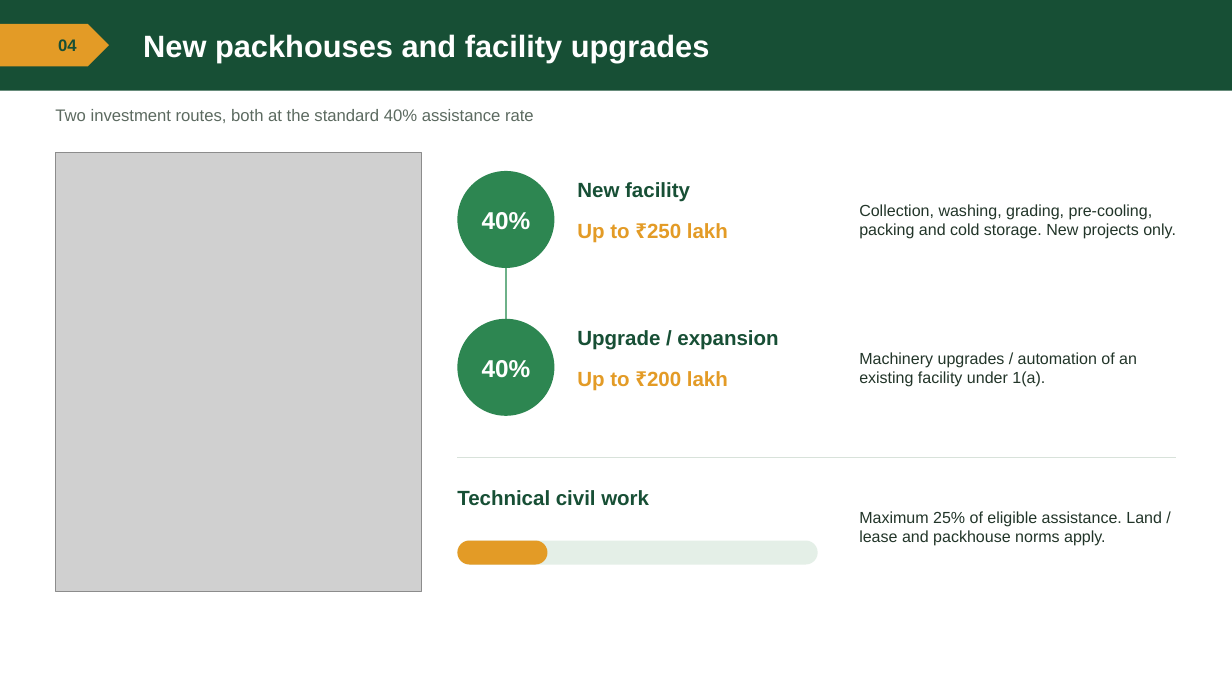
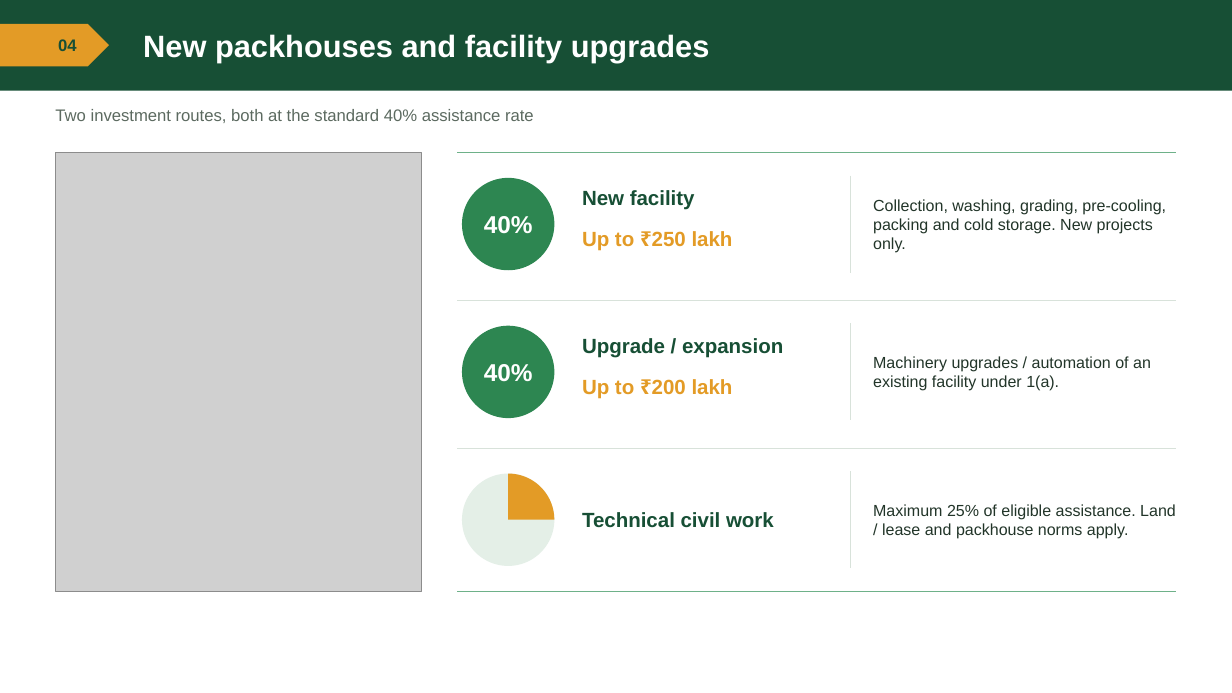
Before and after one commit to BantheFox012/FM, a slide deck: slide 4 of APEDA_BKNY_Standard_40_Percent.pptx. Drawn at 1232x693 pixels with LibreOffice and Linux fonts; fonts in the diff are those of the drawing; grey boxes stand for pictures. Boxes give left, top, right and bottom in pixels: in the first picture for what was removed or moved away, otherwise in the second. Text is boxed around its words. In the diff, an @@ line names an element or a change of style, - is before the commit and + after.

```diff
--- a/APEDA_BKNY_Standard_40_Percent.pptx
+++ b/APEDA_BKNY_Standard_40_Percent.pptx
@@ line added from (457, 152) to (1177, 152), #6EB189 1.25 pt @@
@@ text "40%" moved from (x1=482, y1=212, x2=531, y2=230) to (x1=484, y1=216, x2=533, y2=233) @@
@@ ellipse resized from (x1=457, y1=171, x2=555, y2=268) to (x1=462, y1=178, x2=555, y2=271) @@
@@ line added from (850, 176) to (850, 273), #D8E2DA 0.75 pt @@
@@ text "Collection, washing, grading, pre-cooling, packing ..." rewrapped from (x1=859, y1=204, x2=1176, y2=239) to (x1=873, y1=199, x2=1166, y2=253) @@
@@ text "New facility" moved from (x1=577, y1=182, x2=690, y2=202) to (x1=582, y1=190, x2=695, y2=210) @@
@@ text "Up to ₹250 lakh" moved from (x1=577, y1=223, x2=728, y2=243) to (x1=582, y1=231, x2=733, y2=251) @@
@@ line removed from (506, 268) to (506, 319) @@
@@ line moved from (457, 457) - (1177, 457) to (457, 300) - (1177, 300) @@
@@ text "40%" moved from (x1=482, y1=360, x2=531, y2=378) to (x1=484, y1=364, x2=533, y2=381) @@
@@ ellipse resized from (x1=457, y1=319, x2=555, y2=416) to (x1=462, y1=325, x2=555, y2=418) @@
@@ line added from (850, 323) to (850, 421), #D8E2DA 0.75 pt @@
@@ text "Machinery upgrades / automation of ..." moved from (x1=859, y1=352, x2=1137, y2=387) to (x1=873, y1=356, x2=1151, y2=391) @@
@@ text "Upgrade / expansion" moved from (x1=577, y1=330, x2=778, y2=350) to (x1=582, y1=338, x2=783, y2=358) @@
@@ text "Up to ₹200 lakh" moved from (x1=577, y1=371, x2=728, y2=391) to (x1=582, y1=379, x2=733, y2=399) @@
@@ line added from (457, 448) to (1177, 448), #D8E2DA 0.75 pt @@
@@ ellipse added at (x1=462, y1=473, x2=555, y2=566), fill #E4EFE7 @@
@@ pie slice (boxed as its full ellipse) added at (x1=462, y1=473, x2=555, y2=566), fill #E39B26 @@
@@ line added from (850, 471) to (850, 568), #D8E2DA 0.75 pt @@
@@ text "Maximum 25% of eligible assistance. ..." moved from (x1=859, y1=511, x2=1162, y2=546) to (x1=873, y1=504, x2=1176, y2=539) @@
@@ text "Technical civil work" moved from (x1=457, y1=490, x2=649, y2=506) to (x1=582, y1=512, x2=774, y2=528) @@
@@ text "Technical civil work" at (x1=582, y1=512, x2=774, y2=528): vertical alignment top to middle @@
@@ rounded rectangle removed at (x1=457, y1=541, x2=818, y2=565) @@
@@ rounded rectangle removed at (x1=457, y1=541, x2=547, y2=565) @@
@@ line added from (457, 592) to (1177, 592), #6EB189 1.25 pt @@
```
Also in this commit, not shown: 2 other slides changed.
